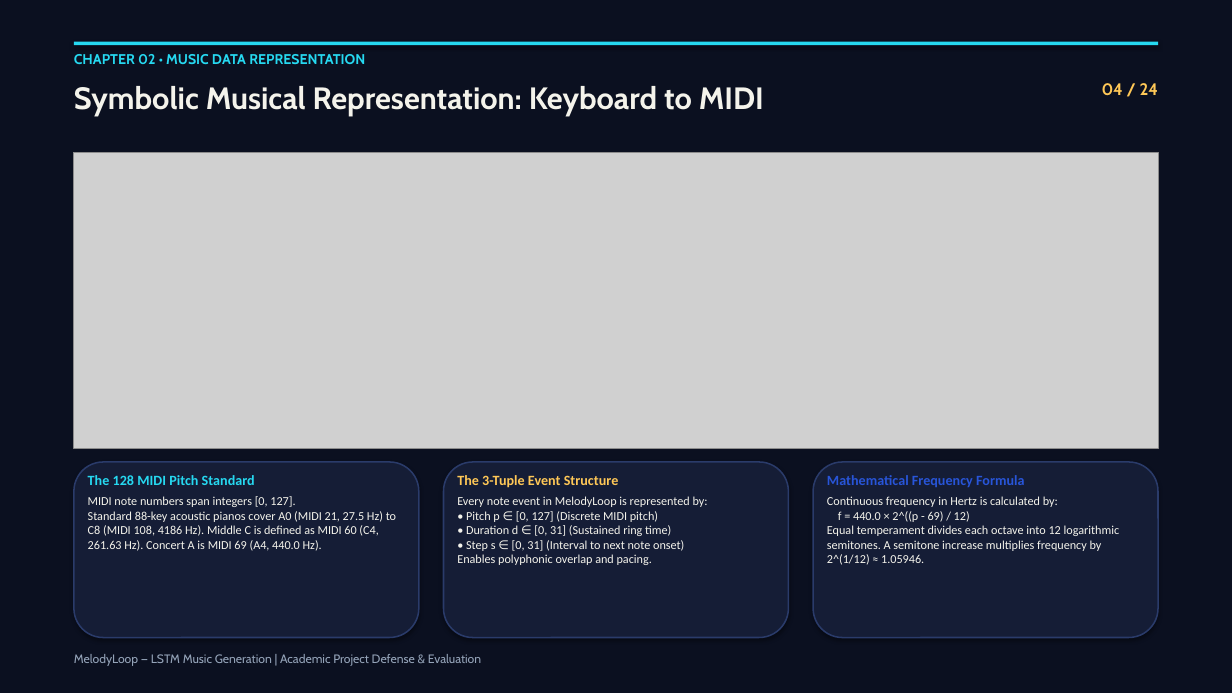
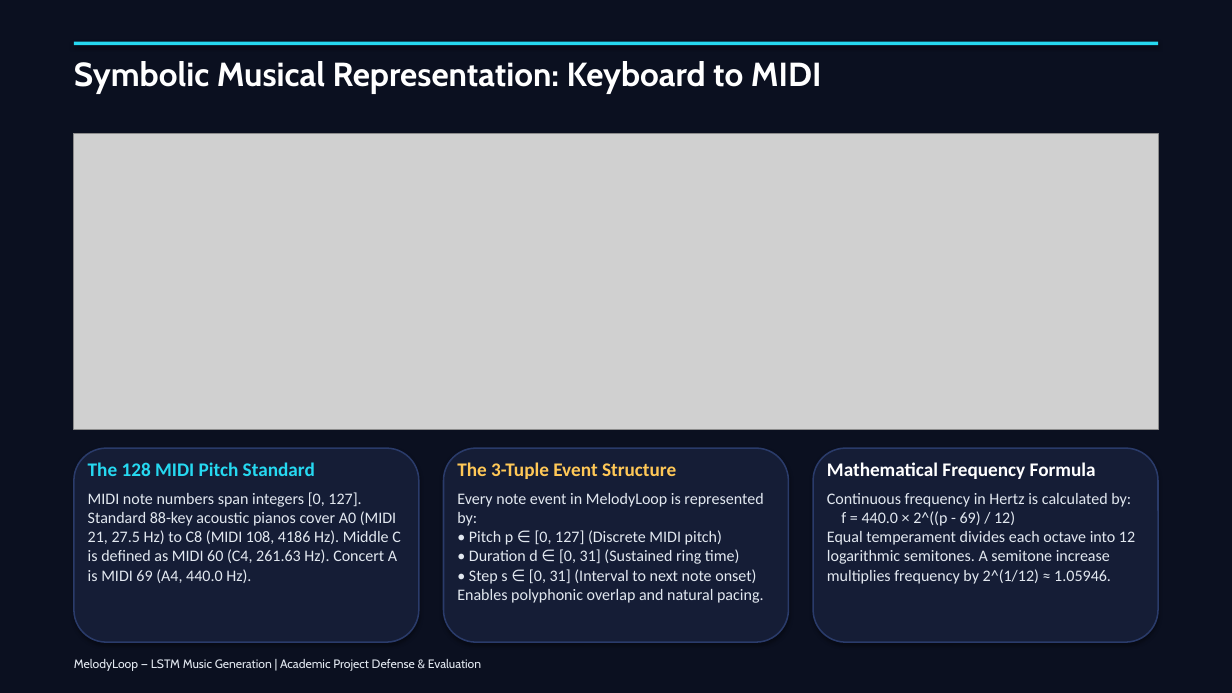
Before and after one commit to Pankaj-Jhajhria/Music-Generation-using-LSTM-MelodyLoop-, a slide deck: slide 4 of MelodyLoop_Presentation_Professional.pptx. Drawn at 1232x693 pixels with LibreOffice and Linux fonts; fonts in the diff are those of the drawing; grey boxes stand for pictures. Boxes give left, top, right and bottom in pixels: in the first picture for what was removed or moved away, otherwise in the second. Text is boxed around its words. In the diff, an @@ line names an element or a change of style, - is before the commit and + after.

Commit message:
refactor(presentation): Update slide deck to 17 slides with large legible text, white text, and clean header banners

```diff
--- a/MelodyLoop_Presentation_Professional.pptx
+++ b/MelodyLoop_Presentation_Professional.pptx
@@ text "Symbolic Musical Representation: Keyboard to ...": place and size @@
-text "Symbolic Musical Representation: Keyboard to ..." at bbox=[74, 86, 764, 116]
+text "Symbolic Musical Representation: Keyboard to ..." at bbox=[74, 61, 822, 94]
@@ text "Symbolic Musical Representation: Keyboard to ..." at bbox=[74, 61, 822, 94]: size 24 to 26 pt, text colour #F4F3EB to #FFFFFF @@
@@ text removed at bbox=[74, 54, 365, 64] @@
-CHAPTER 02 • MUSIC DATA REPRESENTATION
@@ text removed at bbox=[1102, 83, 1158, 96] @@
-04 / 24
@@ picture: place and size @@
-picture at bbox=[74, 152, 1158, 448]
+picture at bbox=[74, 134, 1158, 430]
@@ rounded rectangle: place and size @@
-rounded rectangle at bbox=[813, 462, 1158, 638]
+rounded rectangle at bbox=[74, 448, 419, 642]
@@ rounded rectangle: place and size @@
-rounded rectangle at bbox=[74, 462, 419, 638]
+rounded rectangle at bbox=[444, 448, 788, 642]
@@ rounded rectangle: place and size @@
-rounded rectangle at bbox=[444, 462, 788, 638]
+rounded rectangle at bbox=[813, 448, 1158, 642]
@@ text "The 128 MIDI Pitch Standard": place and size @@
-text "The 128 MIDI Pitch Standard" at bbox=[88, 475, 396, 551]
+text "The 128 MIDI Pitch Standard" at bbox=[88, 462, 401, 583]
@@ text "The 128 MIDI Pitch Standard" at bbox=[88, 462, 401, 583]: size 11 to 15 pt in "The 128 MIDI Pitch Standard"; size 9.5 to 12.5 pt, text colour #F4F3EB to #E2E8F0 in "MIDI note numbers span integers [0, 127]. ..."; more space between paragraphs @@
@@ text at bbox=[457, 462, 676, 479]: size 11 to 15 pt in "The 3-Tuple Event Structure" @@
@@ text "The 3-Tuple Event Structure": place and size @@
-text "The 3-Tuple Event Structure" at bbox=[457, 475, 708, 565]
+text "The 3-Tuple Event Structure" at bbox=[457, 462, 764, 603]
@@ text "Mathematical Frequency Formula": place and size @@
-text "Mathematical Frequency Formula" at bbox=[827, 475, 1120, 565]
+text "Mathematical Frequency Formula" at bbox=[827, 462, 1135, 584]
@@ text "Mathematical Frequency Formula" at bbox=[827, 462, 1135, 584]: size 11 to 15 pt, text colour #2855D9 to #FFFFFF in "Mathematical Frequency Formula"; size 9.5 to 12.5 pt, text colour #F4F3EB to #E2E8F0 in "Continuous frequency in Hertz is calculated by: ..."; more space between paragraphs @@
@@ text at bbox=[457, 493, 764, 603]: text changed; size 9.5 to 12.5 pt; text colour #F4F3EB to #E2E8F0 @@
-Every note event in MelodyLoop is represented by:
-• Pitch p ∈ [0, 127] (Discrete MIDI pitch)
-• Duration d ∈ [0, 31] (Sustained ring time)
-• Step s ∈ [0, 31] (Interval to next note onset)
-Enables polyphonic overlap and pacing.
+Every note event in MelodyLoop is represented by:
+• Pitch p ∈ [0, 127] (Discrete MIDI pitch)
+• Duration d ∈ [0, 31] (Sustained ring time)
+• Step s ∈ [0, 31] (Interval to next note onset)
+Enables polyphonic overlap and natural pacing.
@@ text "MelodyLoop — LSTM Music Generation ..." at bbox=[74, 659, 481, 671]: text colour #94A3B8 to #E2E8F0 @@
```
Also in this commit, not shown: 16 other slides changed, 7 slides removed, 2 other files.
